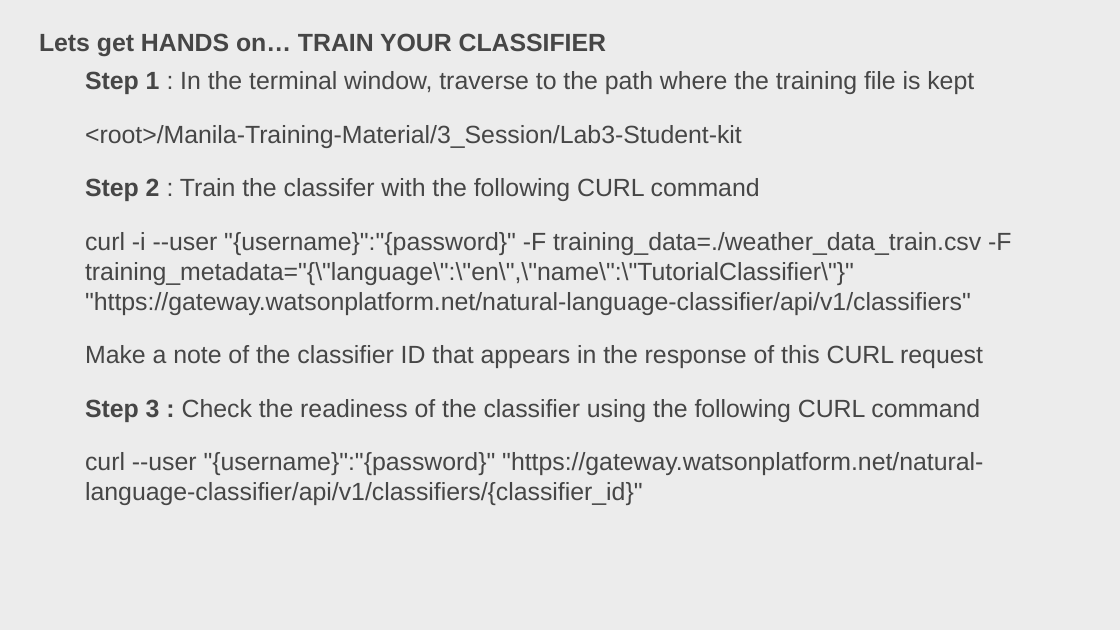
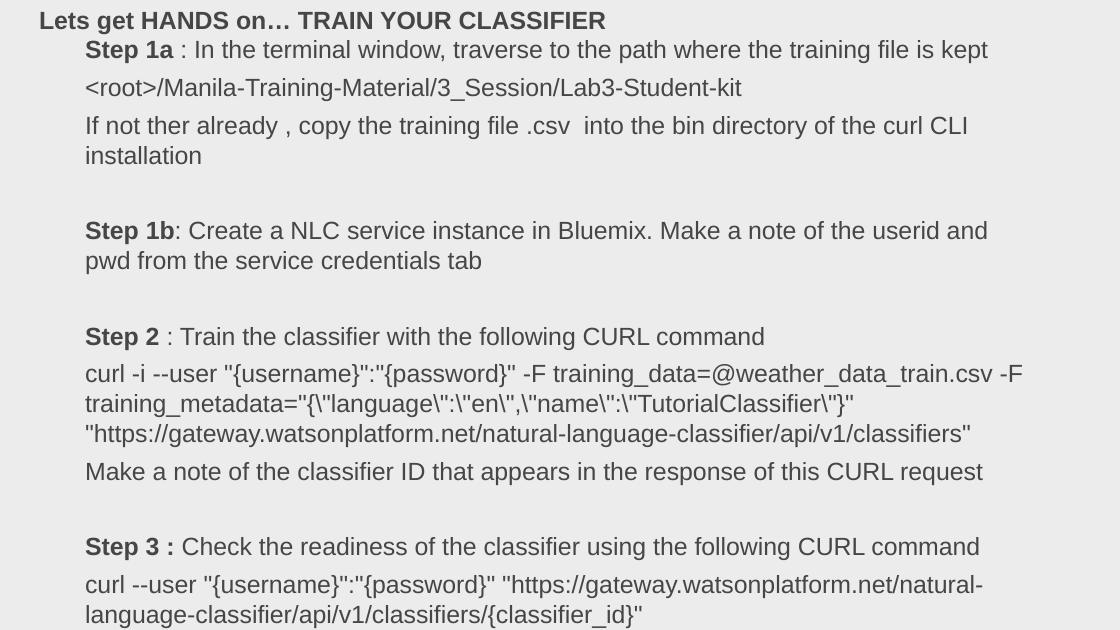
Before and after one commit to dakspate/Manila_Labs, a slide deck: slide 9 of Sessions/3_Session/NLC/NLC_Introduction.ppt. Drawn at 1120x630 pixels with LibreOffice and Linux fonts; fonts in the diff are those of the drawing. Boxes give left, top, right and bottom in pixels: in the first picture for what was removed or moved away, otherwise in the second. Text is boxed around its words. In the diff, an @@ line names an element or a change of style, - is before the commit and + after.

Commit message:
changed command

```diff
--- a/Sessions/3_Session/NLC/NLC_Introduction.ppt
+++ b/Sessions/3_Session/NLC/NLC_Introduction.ppt
@@ text "Lets get HANDS on… TRAIN ..." moved from (x1=39, y1=33, x2=606, y2=56) to (x1=39, y1=11, x2=606, y2=34) @@
@@ text "Step 1a : In the ..." moved from (x1=85, y1=71, x2=1011, y2=505) to (x1=85, y1=40, x2=1023, y2=628) @@
@@ text at (x1=85, y1=40, x2=988, y2=63): text changed @@
-Step 1 : In the terminal window, traverse to the path where the training file is kept
+Step 1a : In the terminal window, traverse to the path where the training file is kept
@@ text at (x1=85, y1=78, x2=983, y2=628): less space between paragraphs @@
@@ text at (x1=85, y1=116, x2=1023, y2=447): text changed @@
-Step 2 : Train the classifer with the following CURL command
-curl -i --user "{username}":"{password}" -F training_data=./weather_data_train.csv -F training_metadata="{\"language\":\"en\",\"name\":\"TutorialClassifier\"}" "https://gateway.watsonplatform.net/natural-language-classifier/api/v1/classifiers"
+If not ther already , copy the training file .csv into the bin directory of the curl CLI installation
+Step 1b: Create a NLC service instance in Bluemix. Make a note of the userid and pwd from the service credentials tab
+Step 2 : Train the classifier with the following CURL command
+curl -i --user "{username}":"{password}" -F training_data=@weather_data_train.csv -F training_metadata="{\"language\":\"en\",\"name\":\"TutorialClassifier\"}" "https://gateway.watsonplatform.net/natural-language-classifier/api/v1/classifiers"
```
Also in this commit, not shown: 1 other slide changed.
